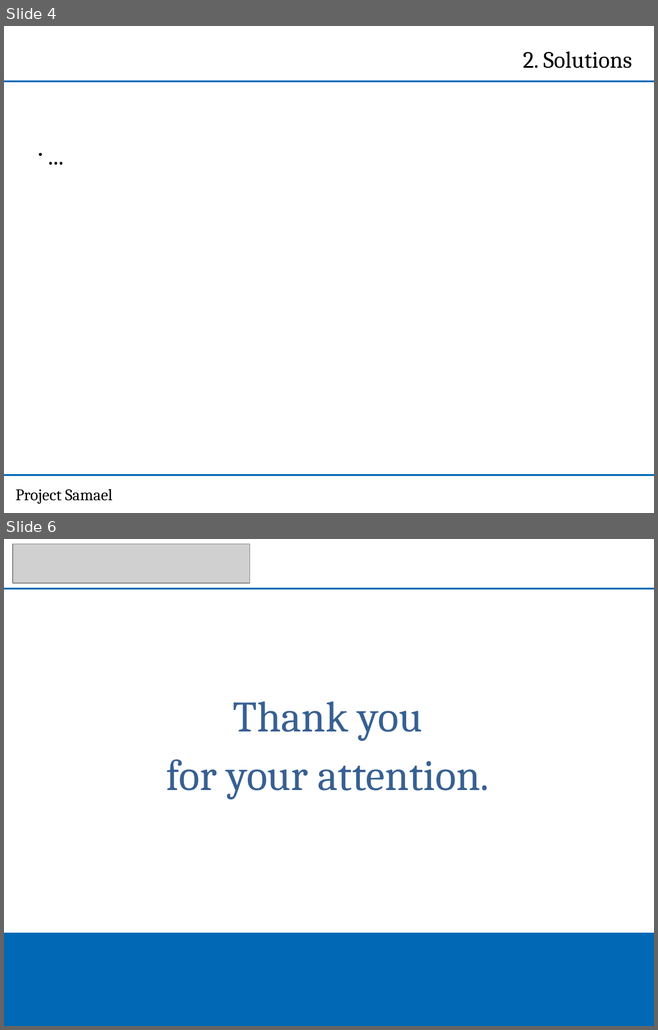
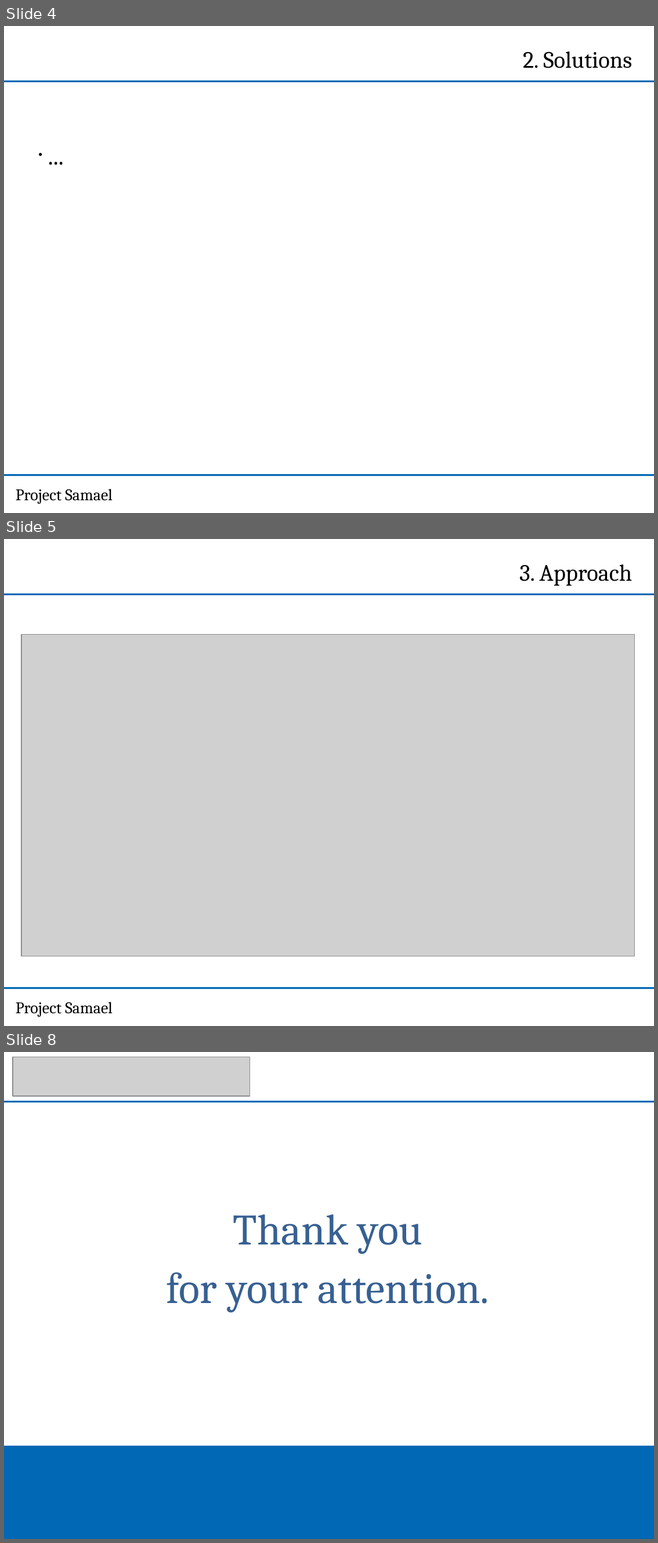
Before and after one commit to NPTricky/img-classification-ss13, a slide deck: doc/PPT-2013-05-22/Kick-Off-Präsi.pptx. Shown one above the other, each under a label of ours: slides 4 and 6 before the commit, slides 4, 5 and 8 after it; the slides between them are not shown. The pictures are 658x1030 and 658x1543 pixels, drawn with LibreOffice and Linux fonts; fonts in the diff are those of the drawing; grey boxes stand for pictures; background and template pictures are left out. Boxes give left, top, right and bottom in pixels: in the first picture for what was removed or moved away, otherwise in the second. Text is boxed around its words. In the diff, an @@ line names an element or a change of style, - is before the commit and + after.

```diff
--- a/doc/PPT-2013-05-22/Kick-Off-Präsi.pptx
+++ b/doc/PPT-2013-05-22/Kick-Off-Präsi.pptx
@@ slide 5 added at <box>4,539,654,1026</box>, background #FFFFFF; not listed: 2 template elements that a slide beside it also shows @@
@@ free added at <box>342,555,639,589</box>, 26 pt, text #000000 @@
+3. Approach
@@ picture added at <box>21,635,635,957</box> @@
@@ text added at <box>16,1002,112,1017</box>, 18 pt, text #000000 @@
+Project Samael
@@ what was slide 6 is now slide 8 @@
```
Also in this commit, not shown: 3 slides changed, 1 other slide added.
